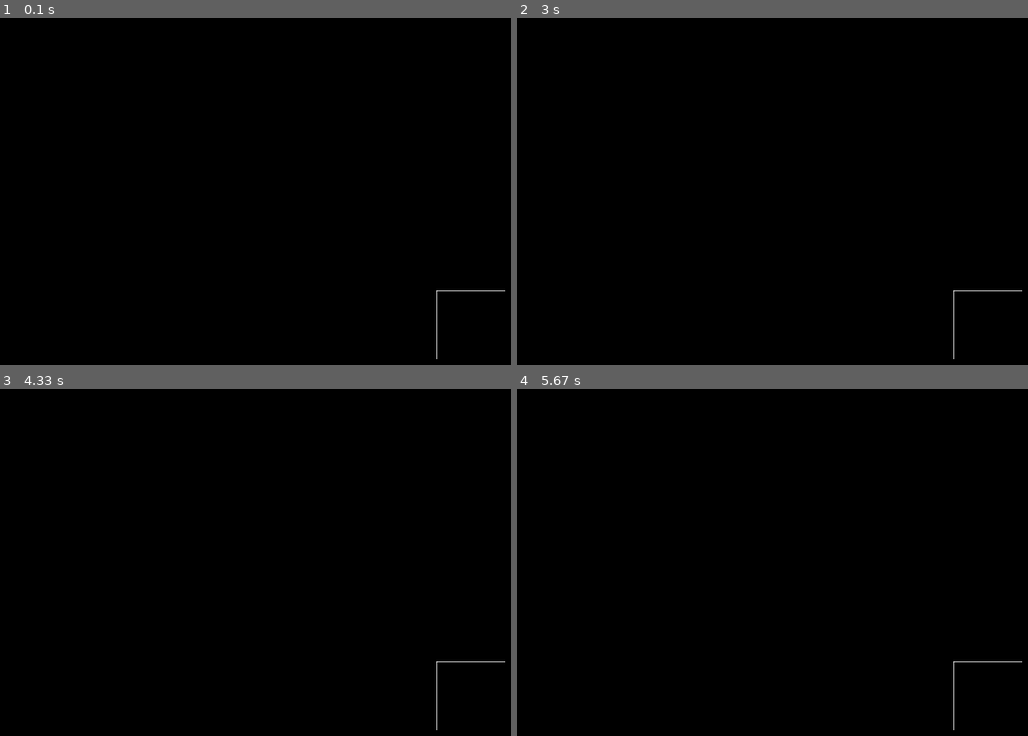
Above: before the commit, frames 1-4 (two rows, left to right).
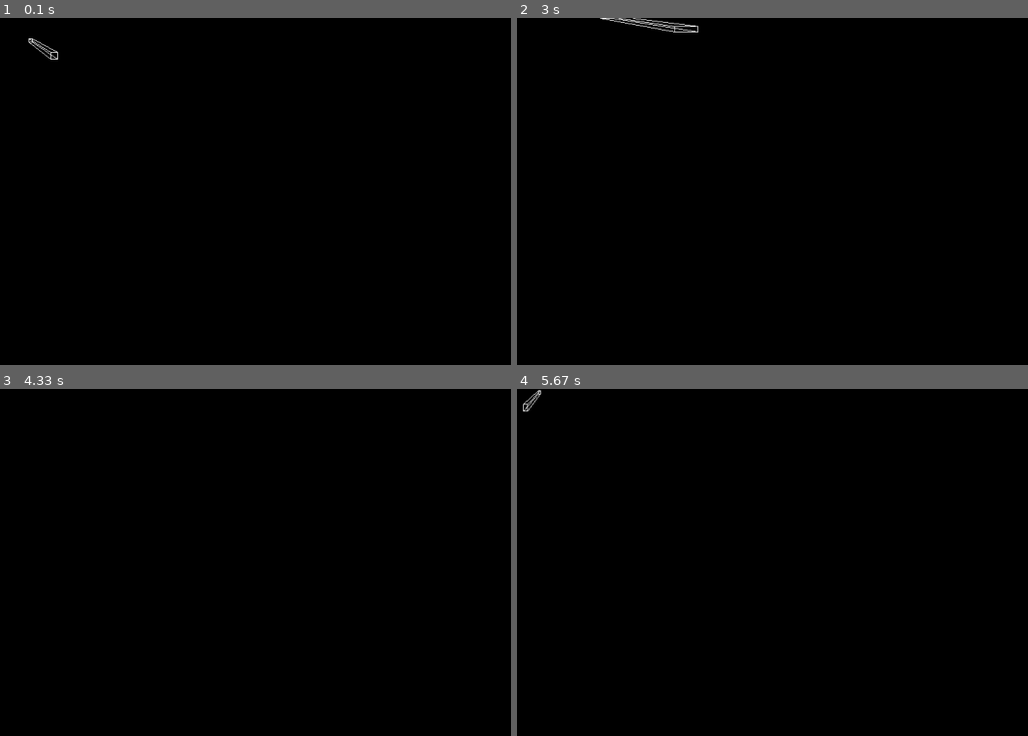
Above: after the commit, the same moments.

Repository: fusionzz/Python-Graphics
Game: pygame game, started from cube.py
The game is run twice, just before and just after one commit, with the same random seed, the same clock (stepped at 60 frames per second) and the same inputs.
Inputs:
- Up to frame 1 (0.1 s): no input
- Up to frame 2 (3 s): hold W 0.33-0.8 s; hold Right 0.33-0.8 s; hold Right 0.83-1.3 s; hold D 0.83-1.3 s; hold Up 1.33-1.63 s; hold W 1.33-1.63 s; hold Left 2.17-2.7 s; hold A 2.17-2.7 s; hold Down from 2.73 s (still down); hold S from 2.73 s (still down)
- Up to frame 3 (4.33 s): release Down at 3.03 s; release S at 3.03 s; hold Left 3.07-3.47 s; hold A 3.07-3.47 s; hold Up 3.5-3.87 s; hold W 3.5-3.87 s
- Up to frame 4 (5.67 s): hold Down 4.57-4.93 s; hold S 4.57-4.93 s; hold Left 4.97-5.43 s; hold A 4.97-5.43 s; hold Right from 5.47 s (still down); hold D from 5.47 s (still down)

The runs differ from the first frame. In frame 1, 0.2% of the frame differs, in the area x 5-99%, y 5-99%; in frame 2, 0.3%, in the area x 16-99%, y 0-99%; in frame 3, less than 0.1%; in frame 4, 0.2%.

Commit message:
we movin the cube kind of it still looks weird and the camera perspective is at 0,0 i THINK

Diff:
--- a/cube.py
+++ b/cube.py
@@ -10,7 +10,6 @@
     WIDTH = 1280
     HEIGHT = 800
 
-    x_start, y_start = 0, 0
     x_seperator = 10
     y_seperator = 20
 
@@ -29,15 +28,83 @@
     display_surface = pygame.display.set_mode((WIDTH, HEIGHT))
     #display_surface = pygame.display.set_mode((0, 0), pygame.FULLSCREEN)
 
-    pygame.display.set_caption("Square")
+    pygame.display.set_caption("Cube")
     font = pygame.font.SysFont("Arial", 18, bold=True)
 
+    #puts text on screen at position
     def text_display(letter, x_start, y_start):
         text = font.render(str(letter), True, white)
         display_surface.blit(text, (x_start, y_start))
 
-    x_start, y_start = WIDTH / 2, HEIGHT / 2
+    #coords of cube in hypothetical 3d plane
+    # point c is at starting coords
+    #side length is variable "side"
+    #
+    #      a-----b
+    #      |  e----f
+    #      |  |    |
+    #      c--|--d |
+    #         g----h
+
+    #distance to camera
+    distance_to_camera = 1000
+
     side = 100
+    x_start, y_start, z_start = WIDTH / 2, HEIGHT / 2, 100
+
+    c = (x_start, y_start, z_start)
+    d = (x_start + side, y_start, z_start)
+    a = (x_start, y_start + side, z_start)
+    b = (x_start + side, y_start + side, z_start)
+    e = (x_start, y_start + side, z_start + side)
+    f = (x_start + side, y_start + side, z_start + side)
+    g = (x_start, y_start, z_start + side)
+    h = (x_start + side, y_start, z_start + side)
+
+    #convert to 2d coords version1
+    def perspective_projection(old_coords, camera_distance):
+        x = old_coords[0]
+        y = old_coords[1]
+        z = old_coords[2]
+
+        new_x = (camera_distance/(camera_distance + z)) * x
+        new_y = (camera_distance/(camera_distance + z)) * y
+
+        return (new_x, new_y)
+
+    #version2
+    #f = focal lengths, c = coords of principal point
+    #basically c means coords of plane?
+    #not sure what f means
+    def to_3d(old_coords, f_x, f_y, c_x, c_y):
+        x = old_coords[0]
+        y = old_coords[1]
+        z = old_coords[2]
+
+        new_x = (x / z) * f_x + c_x
+        new_y = (y / z) * f_y + c_y
+
+        return (new_x, new_y)
+
+    new_a = perspective_projection(a, distance_to_camera)
+    new_b = perspective_projection(b, distance_to_camera)
+    new_c = perspective_projection(c, distance_to_camera)
+    new_d = perspective_projection(d, distance_to_camera)
+    new_e = perspective_projection(e, distance_to_camera)
+    new_f = perspective_projection(f, distance_to_camera)
+    new_g = perspective_projection(g, distance_to_camera)
+    new_h = perspective_projection(h, distance_to_camera)
+
+    f_x, f_y, c_x, c_y = 10,10,10,10
+    newnew_a = to_3d(a, f_x, f_y, c_x, c_y)
+    newnew_b = to_3d(b, f_x, f_y, c_x, c_y)
+    newnew_c = to_3d(c, f_x, f_y, c_x, c_y)
+    newnew_d = to_3d(d, f_x, f_y, c_x, c_y)
+    newnew_e = to_3d(e, f_x, f_y, c_x, c_y)
+    newnew_f = to_3d(f, f_x, f_y, c_x, c_y)
+    newnew_g = to_3d(g, f_x, f_y, c_x, c_y)
+    newnew_h = to_3d(h, f_x, f_y, c_x, c_y)
+
 
     run = True
 
@@ -47,19 +114,84 @@
         #displays x and y coords
         #text_display("x:" + str(x) + " y:" + str(y), 0, 0)
 
+        #text_display("Distance to camera: " + str(distance_to_camera), 0, 0)
+
         # keys = pygame.key.get_pressed()
         # if keys[pygame.K_UP]:
-        #     y -= 1
+        #     distance_to_camera -= 1
+        #     if distance_to_camera <= 0:
+        #         distance_to_camera = 1
         # if keys[pygame.K_DOWN]:
-        #     y += 1
+        #     distance_to_camera += 1
         # if keys[pygame.K_LEFT]:
         #     x -= 1
         # if keys[pygame.K_RIGHT]:
         #     x += 1
 
-        #cube
-        pygame.draw.line(screen, white, [x_start, y_start], [x_start + side, y_start])
-        pygame.draw.line(screen, white, [x_start, y_start], [x_start, y_start + side])
+        keys = pygame.key.get_pressed()
+        if keys[pygame.K_UP]:
+            f_y -= 1
+        if keys[pygame.K_DOWN]:
+            f_y += 1
+        if keys[pygame.K_LEFT]:
+            f_x -= 1
+        if keys[pygame.K_RIGHT]:
+            f_x += 1
+        if keys[pygame.K_w]:
+            c_y -= 1
+        if keys[pygame.K_s]:
+            c_y += 1
+        if keys[pygame.K_d]:
+            c_x -= 1
+        if keys[pygame.K_a]:
+            c_x += 1
+
+
+        new_a = perspective_projection(a, distance_to_camera)
+        new_b = perspective_projection(b, distance_to_camera)
+        new_c = perspective_projection(c, distance_to_camera)
+        new_d = perspective_projection(d, distance_to_camera)
+        new_e = perspective_projection(e, distance_to_camera)
+        new_f = perspective_projection(f, distance_to_camera)
+        new_g = perspective_projection(g, distance_to_camera)
+        new_h = perspective_projection(h, distance_to_camera)
+
+        newnew_a = to_3d(a, f_x, f_y, c_x, c_y)
+        newnew_b = to_3d(b, f_x, f_y, c_x, c_y)
+        newnew_c = to_3d(c, f_x, f_y, c_x, c_y)
+        newnew_d = to_3d(d, f_x, f_y, c_x, c_y)
+        newnew_e = to_3d(e, f_x, f_y, c_x, c_y)
+        newnew_f = to_3d(f, f_x, f_y, c_x, c_y)
+        newnew_g = to_3d(g, f_x, f_y, c_x, c_y)
+        newnew_h = to_3d(h, f_x, f_y, c_x, c_y)
+
+        #version1 3d
+        # pygame.draw.line(screen, white, new_a, new_b)
+        # pygame.draw.line(screen, white, new_a, new_c)
+        # pygame.draw.line(screen, white, new_a, new_e)
+        # pygame.draw.line(screen, white, new_b, new_d)
+        # pygame.draw.line(screen, white, new_b, new_f)
+        # pygame.draw.line(screen, white, new_c, new_d)
+        # pygame.draw.line(screen, white, new_c, new_g)
+        # pygame.draw.line(screen, white, new_d, new_h)
+        # pygame.draw.line(screen, white, new_e, new_f)
+        # pygame.draw.line(screen, white, new_e, new_g)
+        # pygame.draw.line(screen, white, new_f, new_h)
+        # pygame.draw.line(screen, white, new_g, new_h)
+
+        #version2 3d
+        pygame.draw.line(screen, white, newnew_a, newnew_b)
+        pygame.draw.line(screen, white, newnew_a, newnew_c)
+        pygame.draw.line(screen, white, newnew_a, newnew_e)
+        pygame.draw.line(screen, white, newnew_b, newnew_d)
+        pygame.draw.line(screen, white, newnew_b, newnew_f)
+        pygame.draw.line(screen, white, newnew_c, newnew_d)
+        pygame.draw.line(screen, white, newnew_c, newnew_g)
+        pygame.draw.line(screen, white, newnew_d, newnew_h)
+        pygame.draw.line(screen, white, newnew_e, newnew_f)
+        pygame.draw.line(screen, white, newnew_e, newnew_g)
+        pygame.draw.line(screen, white, newnew_f, newnew_h)
+        pygame.draw.line(screen, white, newnew_g, newnew_h)
 
         pygame.display.update()
 
@@ -68,25 +200,5 @@
             if event.type == pygame.QUIT:
                 run = False
 
-# def create_square_array(side):
-#     square_array = [[0 for j in range(side)] for i in range(side + 1)]
-#     #top side
-#     for i in range(side):
-#         square_array[0][i] = "_"
-#     #left and right sides
-#     for i in range(1, side):
-#         square_array[i][0] = "|"
-#         square_array[i][side - 1] = "|"
-#     #bottom side
-#     for i in range(side):
-#         square_array[side][i] = "_"
-#     return square_array
-
-# def draw(array):
-#     for i in range(len(array)):
-#         for j in range(len(array[i])):
-#             print(array[i][j], end="")
-#         print()
-
 if __name__ == "__main__":
     main()
